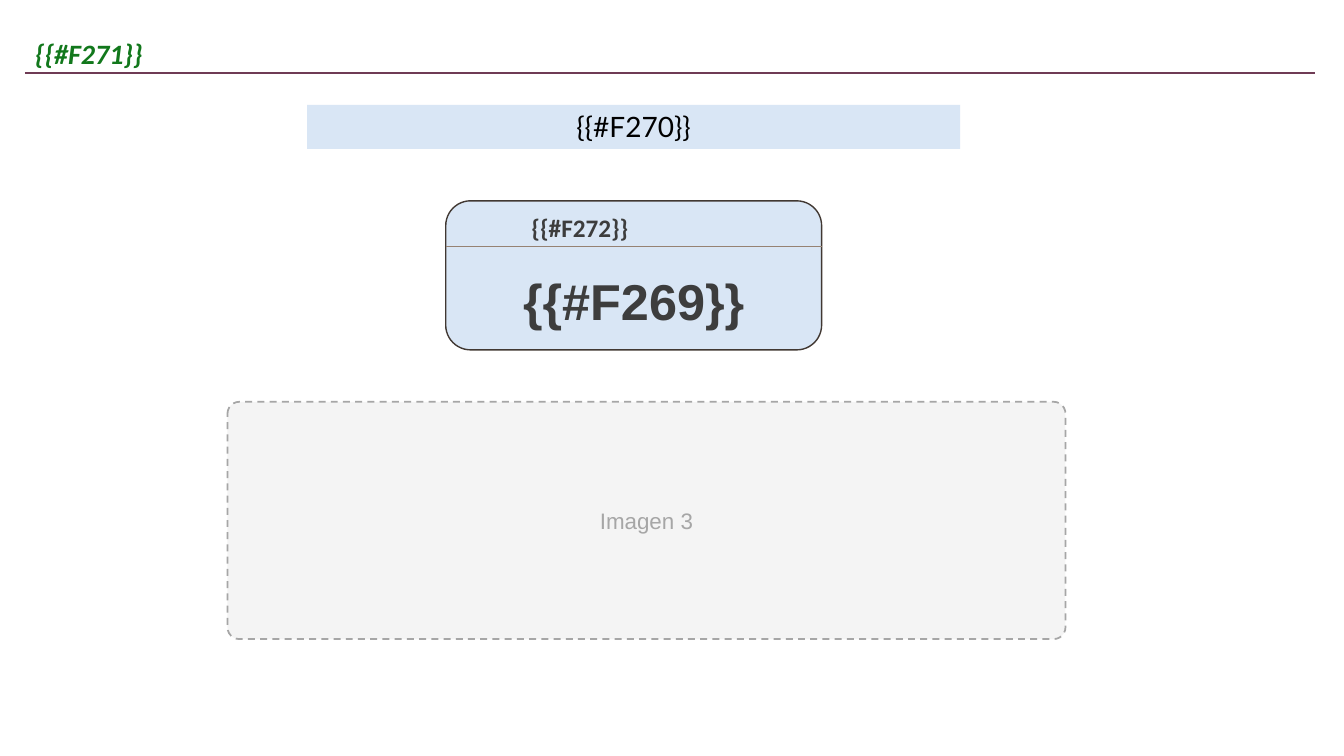
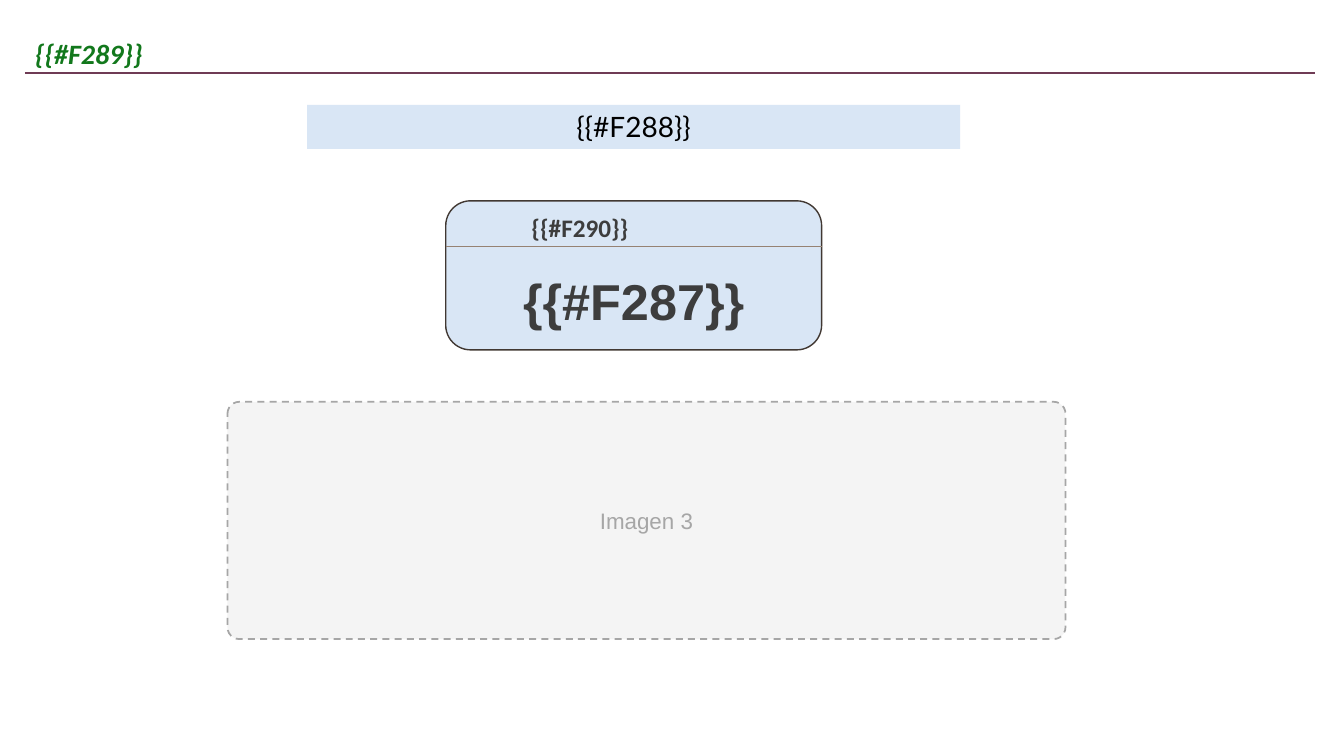
Before and after one commit to JohanCh01/flujo-cosecha, a slide deck: slide 12 of lib/plantilla_reporte.pptx. Drawn at 1344x756 pixels with LibreOffice and Linux fonts; fonts in the diff are those of the drawing; background and template pictures are left out. Boxes give left, top, right and bottom in pixels: in the first picture for what was removed or moved away, otherwise in the second. Text is boxed around its words. In the diff, an @@ line names an element or a change of style, - is before the commit and + after.

```diff
--- a/lib/plantilla_reporte.pptx
+++ b/lib/plantilla_reporte.pptx
@@ text at [35,43,143,68]: text changed @@
-{{#F271}}
+{{#F289}}
@@ text in rectangle at [576,115,691,141]: text changed @@
-{{#F270}}
+{{#F288}}
@@ text at [531,218,628,241]: text changed @@
-{{#F272}}
+{{#F290}}
@@ text at [523,283,744,330]: text changed @@
-{{#F269}}
+{{#F287}}
```
Also in this commit, not shown: 8 other slides changed, 5 other files.
